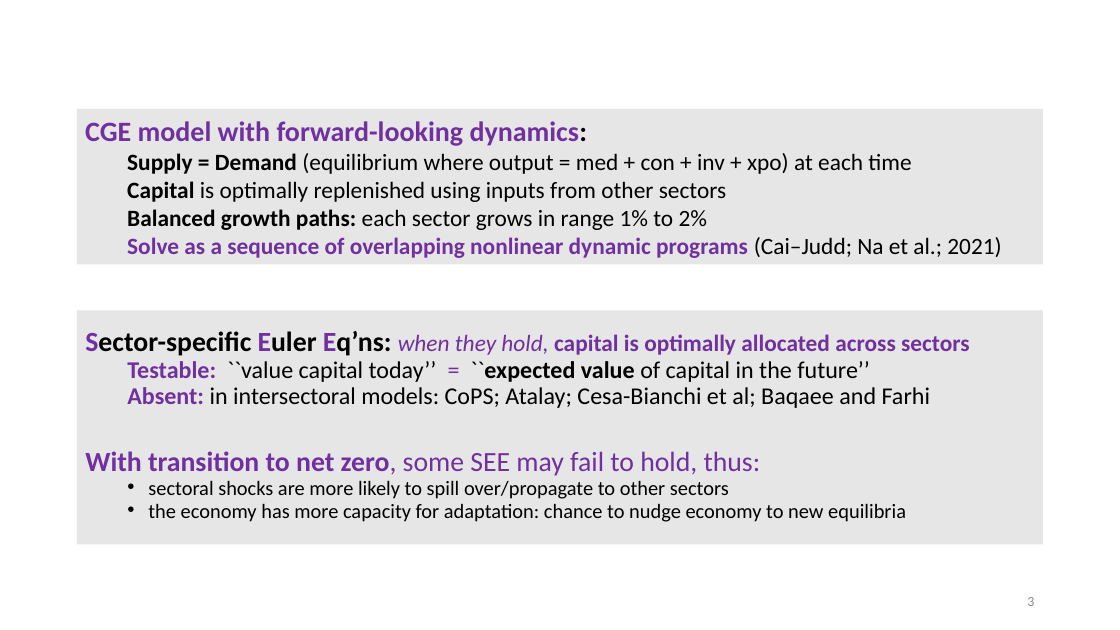
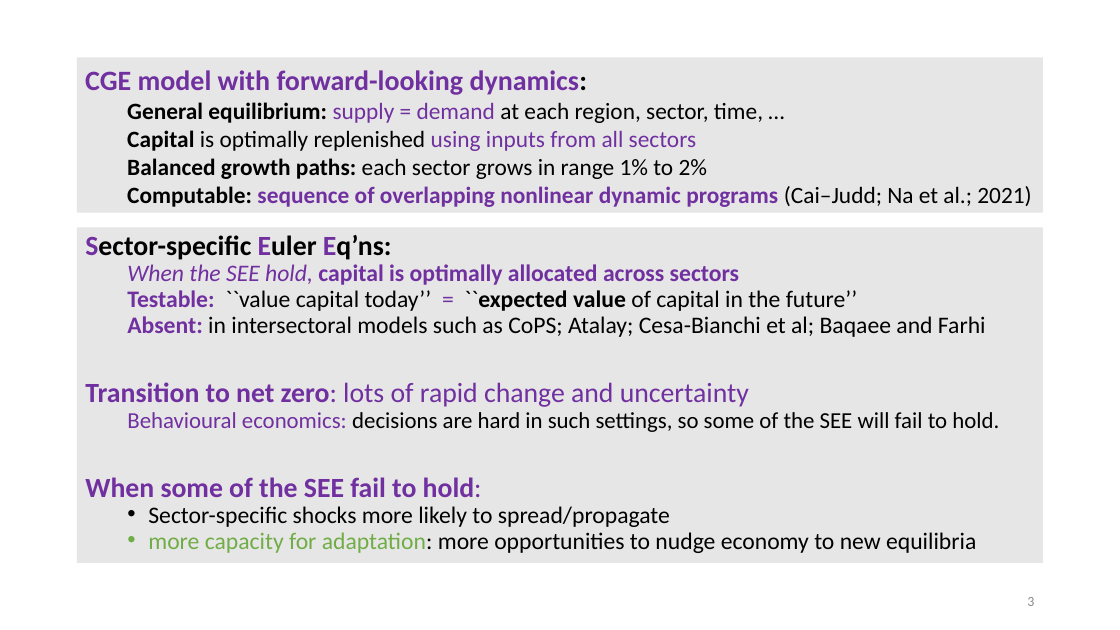
Before and after one commit to patrickocal/gladstone, a slide deck: slide 3 of powerpoint/glad-slides.pptx. Drawn at 1120x630 pixels with LibreOffice and Linux fonts; fonts in the diff are those of the drawing; grey boxes stand for pictures. Boxes give left, top, right and bottom in pixels: in the first picture for what was removed or moved away, otherwise in the second. Text is boxed around its words. In the diff, an @@ line names an element or a change of style, - is before the commit and + after.

```diff
--- a/powerpoint/glad-slides.pptx
+++ b/powerpoint/glad-slides.pptx
@@ rectangle "CGE model with forward-looking dynamics:": place and size @@
-rectangle "CGE model with forward-looking dynamics:" at (77,109,1044,265)
+rectangle "CGE model with forward-looking dynamics:" at (77,57,1044,213)
@@ text in rectangle at (127,102,763,151): text changed @@
-  Supply = Demand (equilibrium where output = med + con + inv + xpo) at each time
-  Capital is optimally replenished using inputs from other sectors
+  General equilibrium: supply = demand at each region, sector, time, …
+  Capital is optimally replenished using inputs from all sectors
@@ text in rectangle at (127,186,1031,207): text changed @@
-  Solve as a sequence of overlapping nonlinear dynamic programs (Cai–Judd; Na et al.; 2021)
+  Computable: sequence of overlapping nonlinear dynamic programs (Cai–Judd; Na et al.; 2021)
@@ text "Sector-specific Euler Eq’ns:": place and size @@
-text "Sector-specific Euler Eq’ns:" at (77,310,1044,544)
+text "Sector-specific Euler Eq’ns:" at (77,228,1044,563)
@@ text at (85,235,739,285): text changed; size 20 to 20.3 pt @@
-Sector-specific Euler Eq’ns: when they hold, capital is optimally allocated across sectors
+Sector-specific Euler Eq’ns:
+  When the SEE hold, capital is optimally allocated across sectors
@@ text at (127,290,857,311): size 20.6 to 20.3 pt in "Testable: ``value capital today’’ = ``expected value ..." @@
@@ text at (85,316,999,553): text changed; size 17.5 to 20.3 pt @@
-  Absent: in intersectoral models: CoPS; Atalay; Cesa-Bianchi et al; Baqaee and Farhi
-With transition to net zero, some SEE may fail to hold, thus:
-  • sectoral shocks are more likely to spill over/propagate to other sectors
-  • the economy has more capacity for adaptation: chance to nudge economy to new equilibria
+  Absent: in intersectoral models such as CoPS; Atalay; Cesa-Bianchi et al; Baqaee and Farhi
+Transition to net zero: lots of rapid change and uncertainty
+  Behavioural economics: decisions are hard in such settings, so some of the SEE will fail to hold.
+When some of the SEE fail to hold:
+  • Sector-specific shocks more likely to spread/propagate
+  • more capacity for adaptation: more opportunities to nudge economy to new equilibria
```
Also in this commit, not shown: 7 other slides changed, 1 other file.
